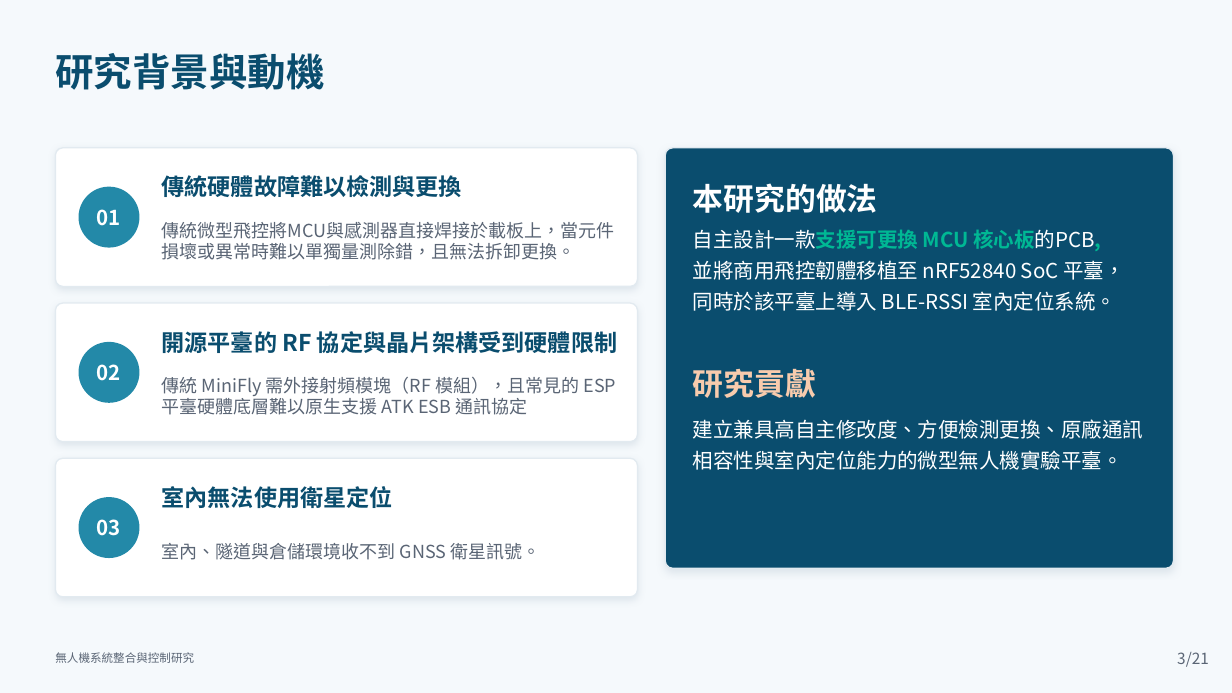
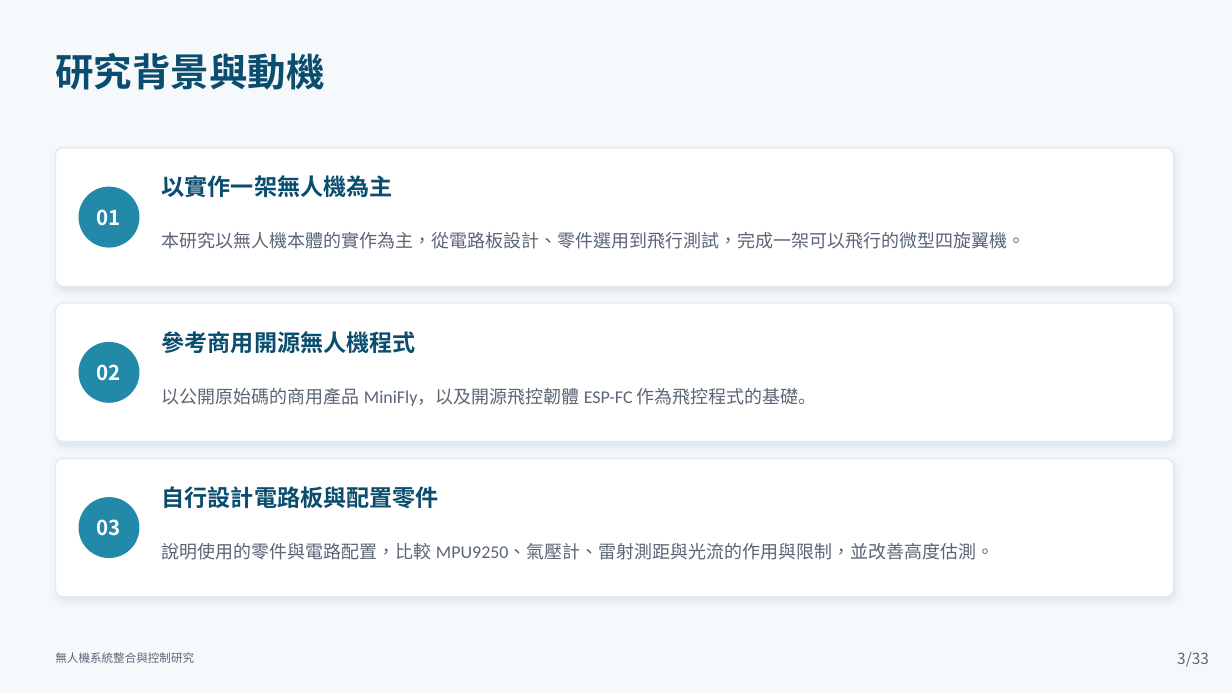
Before and after one commit to lingken1028/-, a slide deck: slide 3 of 無人機系統整合與控制研究_口試簡報 (2).pptx. Drawn at 1232x693 pixels with LibreOffice and Linux fonts; fonts in the diff are those of the drawing. Boxes give left, top, right and bottom in pixels: in the first picture for what was removed or moved away, otherwise in the second. Text is boxed around its words. In the diff, an @@ line names an element or a change of style, - is before the commit and + after.

```diff
--- a/無人機系統整合與控制研究_口試簡報 (2).pptx
+++ b/無人機系統整合與控制研究_口試簡報 (2).pptx
@@ rounded rectangle: place and size @@
-rounded rectangle at box(55, 148, 638, 287)
+rounded rectangle at box(55, 148, 1174, 287)
@@ rounded rectangle removed at box(665, 148, 1174, 568) @@
@@ text at box(162, 175, 393, 197): text changed @@
-傳統硬體故障難以檢測與更換
+以實作一架無人機為主
@@ text removed at box(693, 183, 878, 213) @@
-本研究的做法
@@ text removed at box(162, 222, 615, 260) @@
-傳統微型飛控將MCU與感測器直接焊接於載板上，當元件損壞或異常時難以單獨量測除錯，且無法拆卸更換。
@@ text added at box(162, 232, 1026, 249), 14 pt, text #5A6575 @@
+本研究以無人機本體的實作為主，從電路板設計、零件選用到飛行測試，完成一架可以飛行的微型四旋翼機。
@@ text removed at box(693, 229, 1124, 311) @@
-自主設計一款支援可更換 MCU 核心板的PCB,
-並將商用飛控韌體移植至 nRF52840 SoC 平臺，
-同時於該平臺上導入 BLE-RSSI 室內定位系統。
@@ rounded rectangle: place and size @@
-rounded rectangle at box(55, 303, 638, 442)
+rounded rectangle at box(55, 303, 1174, 442)
@@ text at box(162, 331, 416, 353): text changed @@
-開源平臺的 RF 協定與晶片架構受到硬體限制
+參考商用開源無人機程式
@@ text removed at box(162, 377, 616, 415) @@
-傳統 MiniFly 需外接射頻模塊（RF 模組），且常見的 ESP 平臺硬體底層難以原生支援 ATK ESB 通訊協定
@@ text added at box(162, 388, 817, 406), 14 pt, text #5A6575 @@
+以公開原始碼的商用產品 MiniFly，以及開源飛控韌體 ESP-FC 作為飛控程式的基礎。
@@ text removed at box(693, 368, 816, 398) @@
-研究貢獻
@@ text removed at box(693, 419, 1143, 470) @@
-建立兼具高自主修改度、方便檢測更換、原廠通訊相容性與室內定位能力的微型無人機實驗平臺。
@@ rounded rectangle: place and size @@
-rounded rectangle at box(55, 458, 638, 597)
+rounded rectangle at box(55, 458, 1174, 597)
@@ text removed at box(162, 486, 393, 508) @@
-室內無法使用衛星定位
@@ text added at box(162, 486, 439, 508), 18 pt, text #0A4D6E, bold @@
+自行設計電路板與配置零件
@@ text removed at box(162, 543, 541, 560) @@
-室內、隧道與倉儲環境收不到 GNSS 衛星訊號。
@@ text added at box(162, 543, 995, 560), 14 pt, text #5A6575 @@
+說明使用的零件與電路配置，比較 MPU9250、氣壓計、雷射測距與光流的作用與限制，並改善高度估測。
@@ text at box(1186, 652, 1209, 667): text changed @@
-/21
+/33
```
Also in this commit, not shown: 23 other slides changed, 29 slides added, 18 slides removed.
